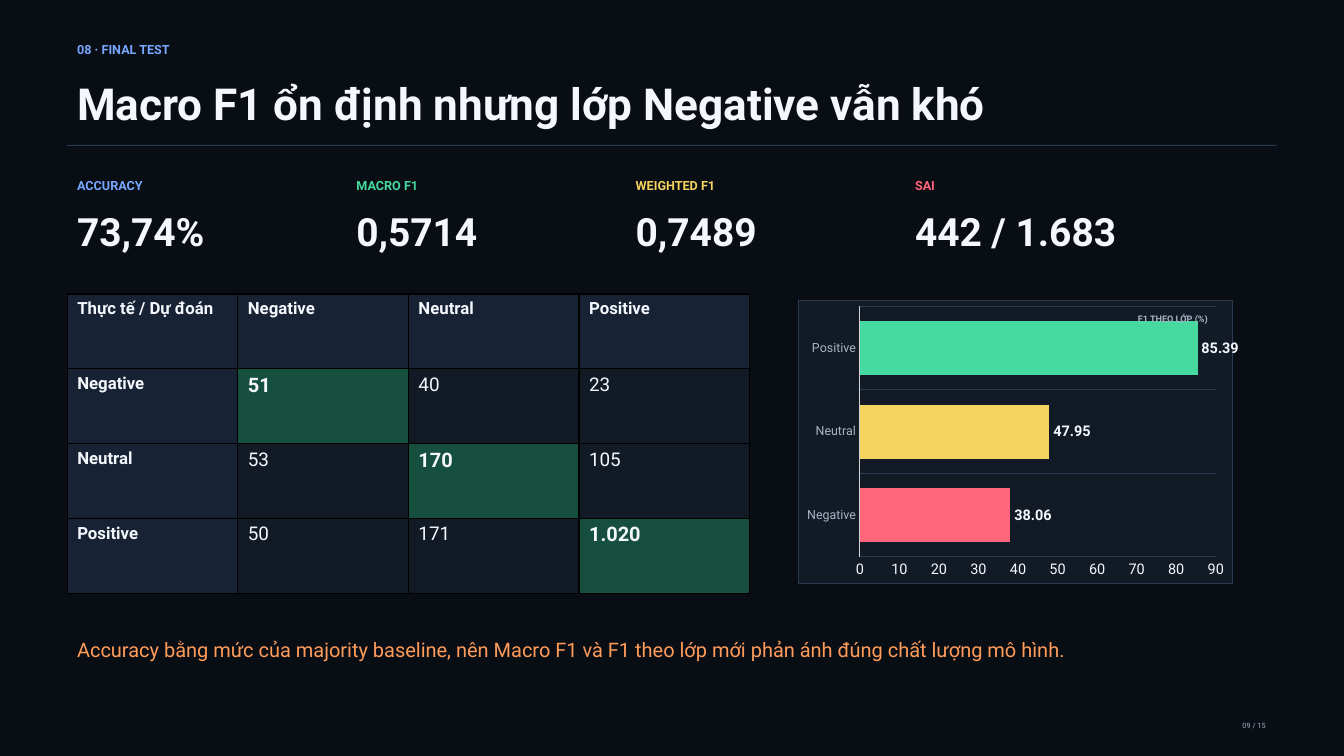
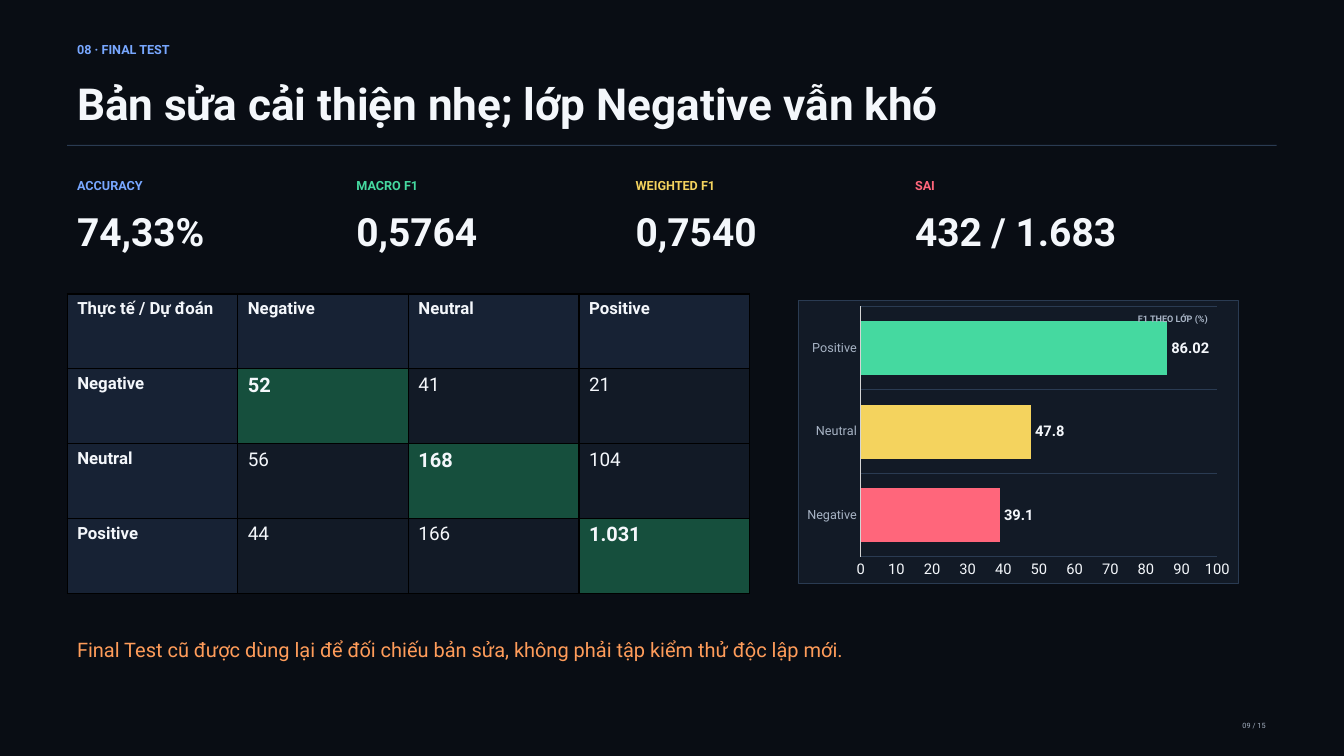
Before and after one commit to NDK2002/ML-Sentiment-Analysis-ITviec, a slide deck: slide 9 of reports/slides/ITviec_Sentiment_Analysis.pptx. Drawn at 1344x756 pixels with LibreOffice and Linux fonts; fonts in the diff are those of the drawing. Boxes give left, top, right and bottom in pixels: in the first picture for what was removed or moved away, otherwise in the second. Text is boxed around its words. In the diff, an @@ line names an element or a change of style, - is before the commit and + after.

```diff
--- a/reports/slides/ITviec_Sentiment_Analysis.pptx
+++ b/reports/slides/ITviec_Sentiment_Analysis.pptx
@@ text at box(77, 84, 938, 129): text changed @@
-Macro F1 ổn định nhưng lớp Negative vẫn khó
+Bản sửa cải thiện nhẹ; lớp Negative vẫn khó
@@ text at box(77, 218, 204, 253): text changed @@
-73,74%
+74,33%
@@ text at box(356, 218, 477, 253): text changed @@
-0,5714
+0,5764
@@ text at box(636, 218, 757, 253): text changed @@
-0,7489
+0,7540
@@ text at box(915, 218, 1116, 247): text changed @@
-442 / 1.683
+432 / 1.683
@@ table at box(68, 294, 749, 594) @@
-row 2: Negative | 51 | 40 | 23
+row 2: Negative | 52 | 41 | 21
-row 3: Neutral | 53 | 170 | 105
+row 3: Neutral | 56 | 168 | 104
-row 4: Positive | 50 | 171 | 1.020
+row 4: Positive | 44 | 166 | 1.031
@@ bar chart at box(799, 300, 1240, 584) @@
@@ Series 1, Negative: 38.06 to 39.1 @@
@@ Series 1, Neutral: 47.95 to 47.8 @@
@@ Series 1, Positive: 85.39 to 86.02 @@
@@ text at box(77, 640, 843, 661): text changed @@
-Accuracy bằng mức của majority baseline, nên Macro F1 và F1 theo lớp mới phản ánh đúng chất lượng mô hình.
+Final Test cũ được dùng lại để đối chiếu bản sửa, không phải tập kiểm thử độc lập mới.
```
Also in this commit, not shown: 8 other slides changed, 27 other files.
